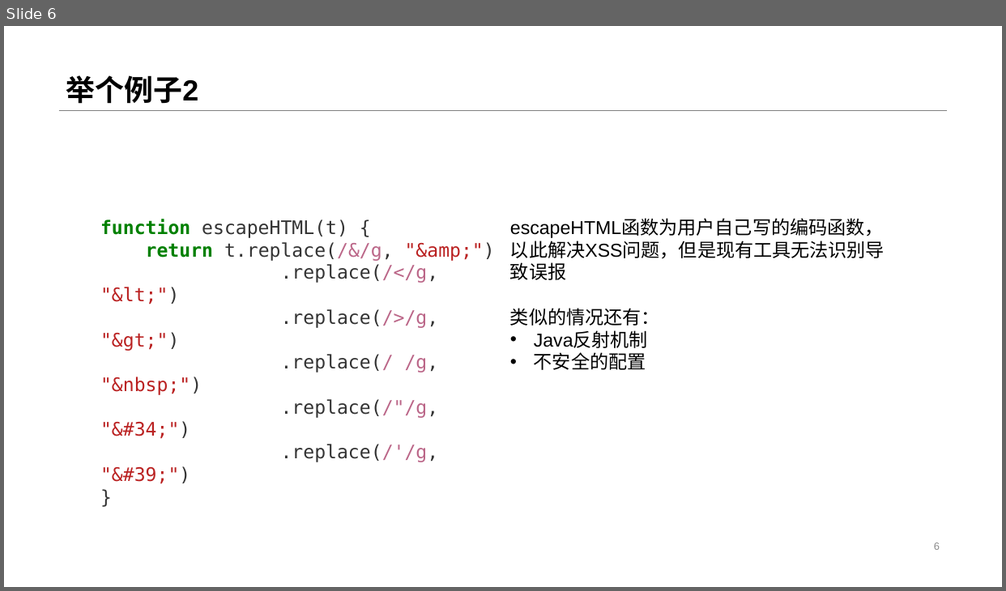
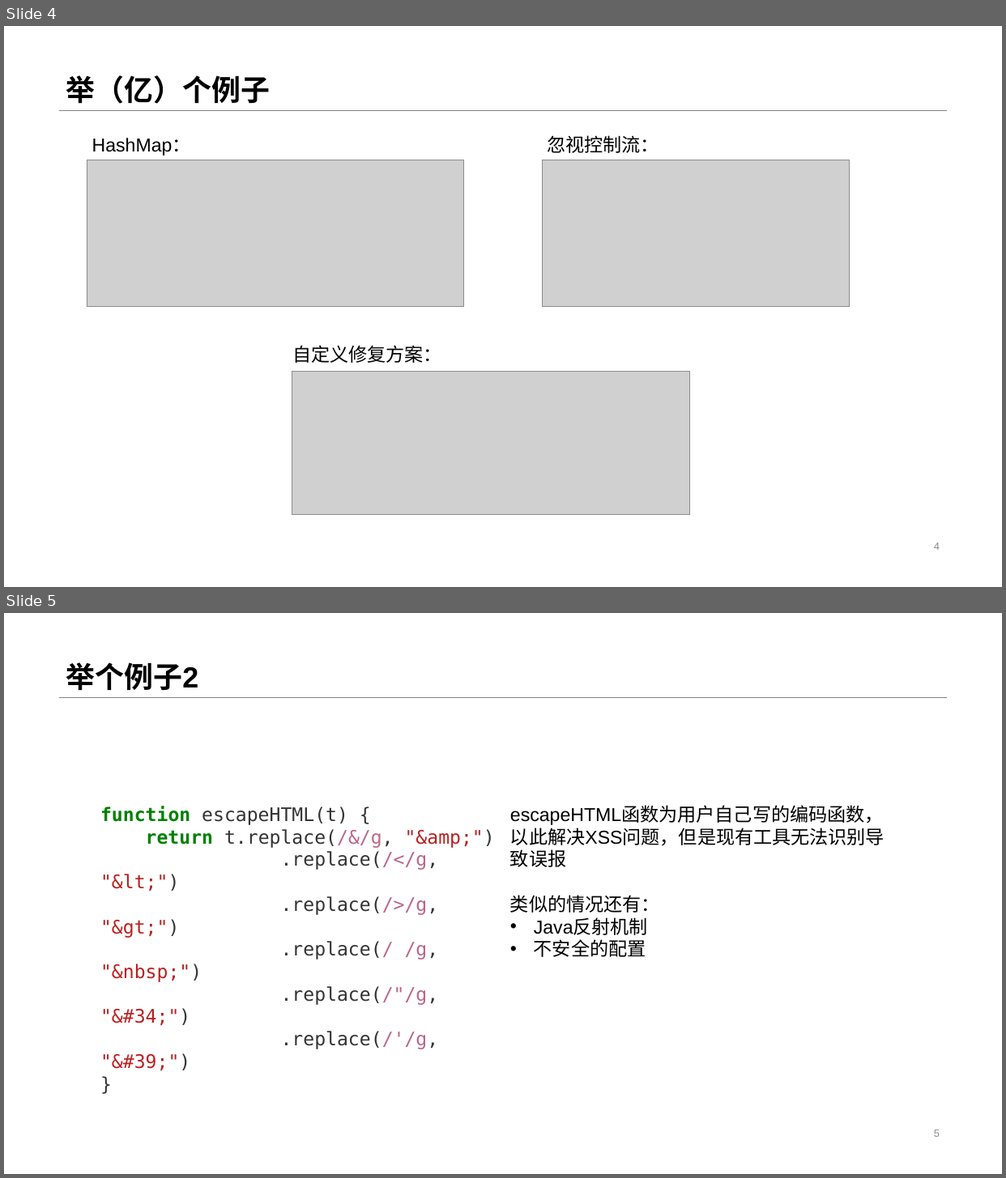
Before and after one commit to Anemone95/MLDetectVuln, a slide deck: 开题/基于深度学习的漏洞扫描系统.pptx. Shown one above the other, each under a label of ours: slide 6 before the commit, slides 4 and 5 after it. The pictures are 1006x591 and 1006x1178 pixels, drawn with LibreOffice and Linux fonts; fonts in the diff are those of the drawing; grey boxes stand for pictures. Boxes give left, top, right and bottom in pixels: in the first picture for what was removed or moved away, otherwise in the second. Text is boxed around its words. In the diff, an @@ line names an element or a change of style, - is before the commit and + after.

```diff
--- a/开题/基于深度学习的漏洞扫描系统.pptx
+++ b/开题/基于深度学习的漏洞扫描系统.pptx
@@ slide 4 added at bbox=[4, 26, 1002, 587], background #FFFFFF; not listed: 1 template element that a slide beside it also shows @@
@@ title added at bbox=[66, 75, 270, 104], 28 pt, text #000000, bold @@
+举（亿）个例子
@@ text added at bbox=[92, 138, 191, 156], 18 pt, text #000000 @@
+HashMap：
@@ text added at bbox=[547, 135, 659, 153], 18 pt, text #000000 @@
+忽视控制流：
@@ picture added at bbox=[87, 160, 463, 307] @@
@@ picture added at bbox=[543, 160, 849, 307] @@
@@ text added at bbox=[292, 345, 442, 363], 18 pt, text #000000 @@
+自定义修复方案：
@@ picture added at bbox=[292, 371, 690, 515] @@
@@ page number added at bbox=[934, 543, 940, 550], 10 pt, text #8C8C8C @@
+4
@@ what was slide 6 is now slide 5 @@
```
Also in this commit, not shown: 7 slides changed, 1 other slide added, 1 slide removed, 12 other files.
